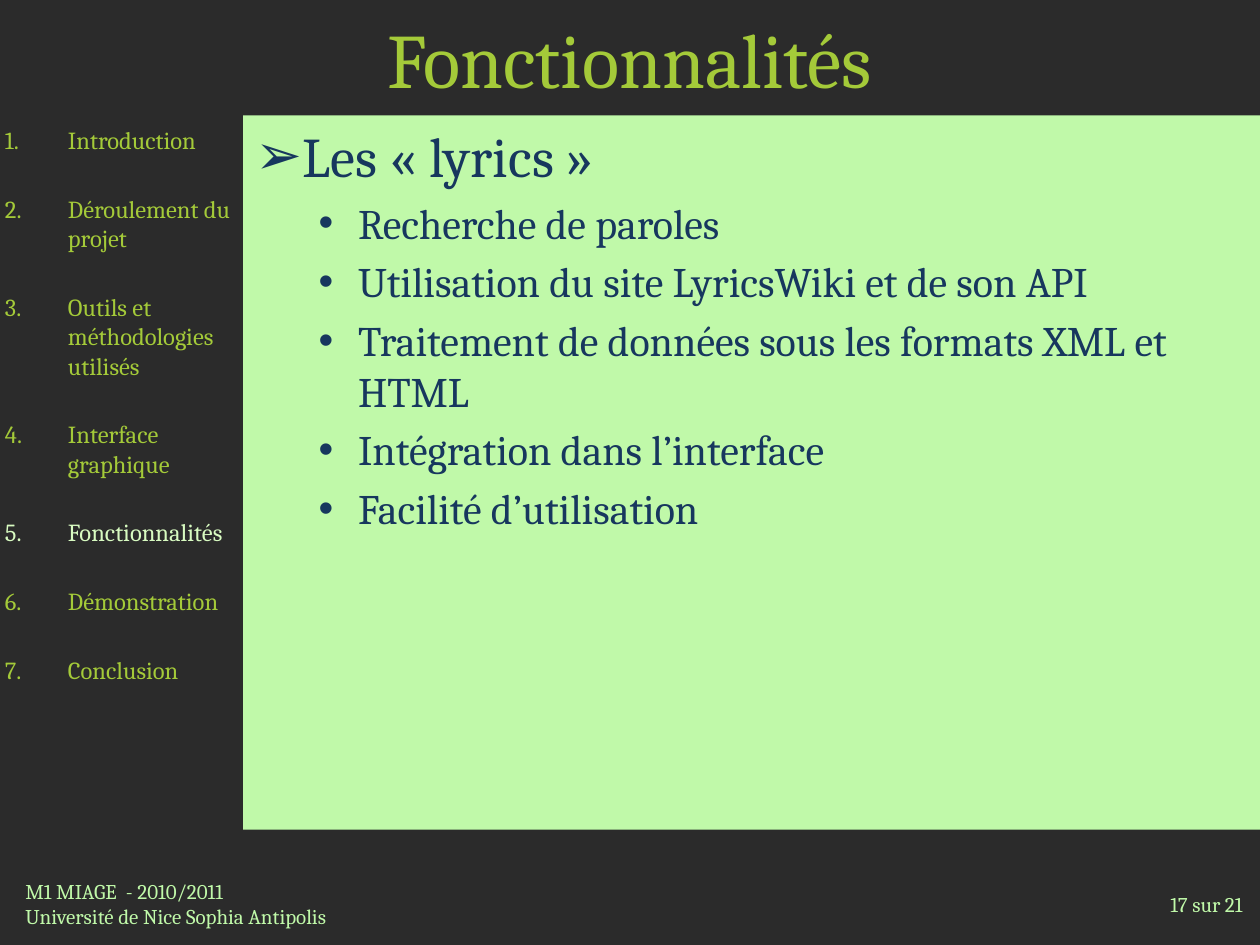
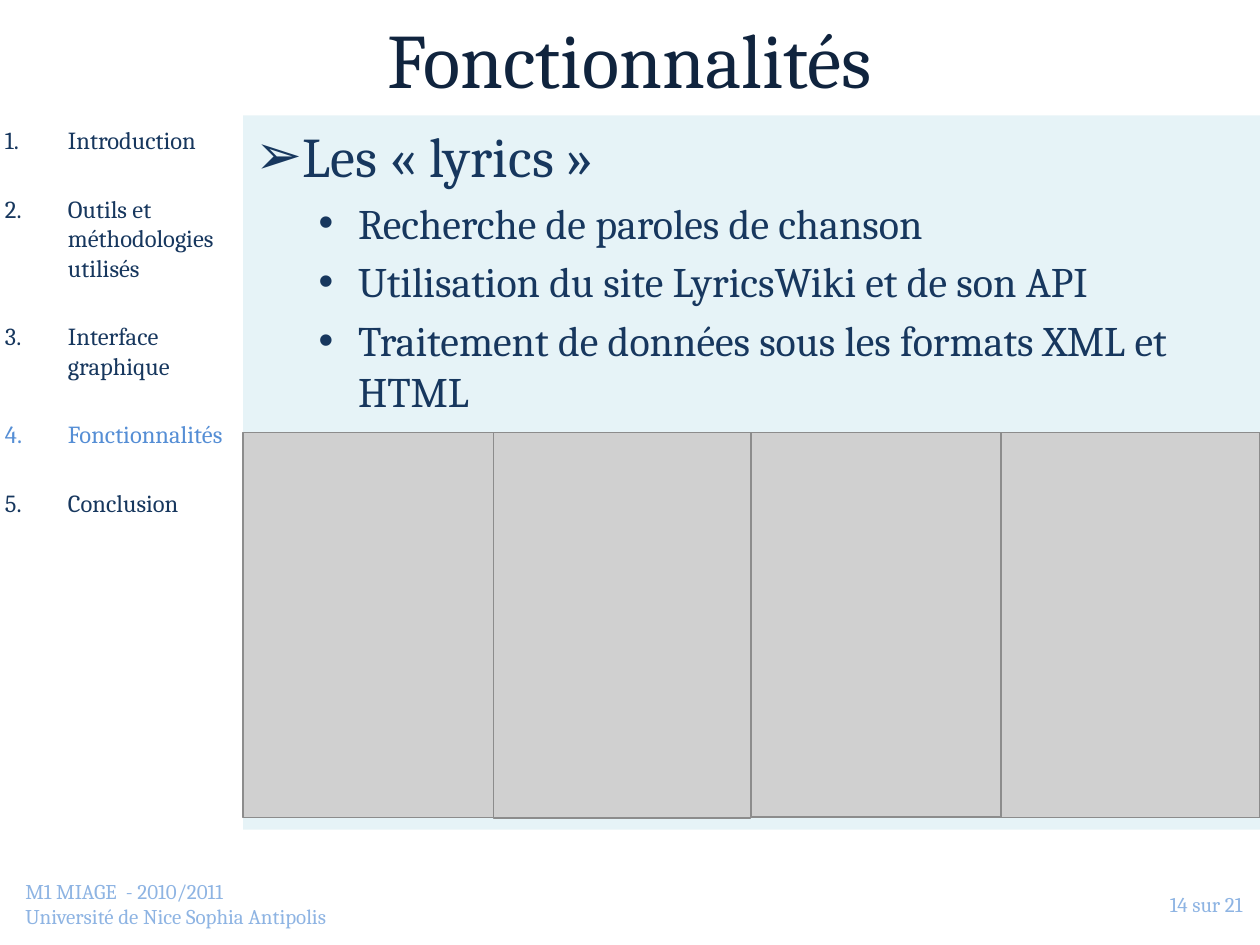
Before and after one commit to jlespagnard/android-advanced-player, a slide deck: slide 14 of AAP/docs/Presentation.pptx (slide 17 before the commit). Drawn at 1260x945 pixels with LibreOffice and Linux fonts; fonts in the diff are those of the drawing; grey boxes stand for pictures; background and template pictures are left out; a plain dark background stands for a picture behind light text. Boxes give left, top, right and bottom in pixels: in the first picture for what was removed or moved away, otherwise in the second. Text is boxed around its words. In the diff, an @@ line names an element or a change of style, - is before the commit and + after.

```diff
--- a/AAP/docs/Presentation.pptx
+++ b/AAP/docs/Presentation.pptx
@@ title "Fonctionnalités" at <box>387,34,872,89</box>: text colour #A4CA39 to #0F243E @@
@@ text "Introduction" at <box>68,132,222,512</box>: text colour #A4CA39 to #17375E in "Introduction", "Outils et méthodologies utilisés", "Interface graphique", "Conclusion"; text colour #D8FBC1 to #558ED5 in "Fonctionnalités" @@
@@ text "Les « lyrics »" at <box>243,116,1260,830</box>: fill #C0F9A9 to #DBEEF4 at 67% opacity @@
@@ text at <box>68,201,230,252</box>: paragraph removed @@
-2. Déroulement du projet
@@ text at <box>358,210,922,248</box>: text changed @@
-  • Recherche de paroles
+  • Recherche de paroles de chanson
@@ picture added at <box>243,433,494,818</box> @@
@@ text at <box>358,435,824,525</box>: paragraphs removed @@
-  • Intégration dans l’interface
-  • Facilité d’utilisation
@@ picture added at <box>494,433,751,819</box> @@
@@ picture added at <box>751,433,1007,818</box> @@
@@ picture added at <box>1000,433,1260,818</box> @@
@@ text at <box>68,593,218,610</box>: paragraph removed @@
-6. Démonstration
@@ text "M1 MIAGE - 2010/2011" at <box>25,885,326,929</box>: text colour #C0F9A9 to #8EB4E3 @@
@@ page number at <box>1170,898,1243,912</box>: text changed; text colour #C0F9A9 to #8EB4E3 @@
-17 sur 21
+14 sur 21
```
Also in this commit, not shown: 16 other slides changed, 4 slides removed, 23 other files.
